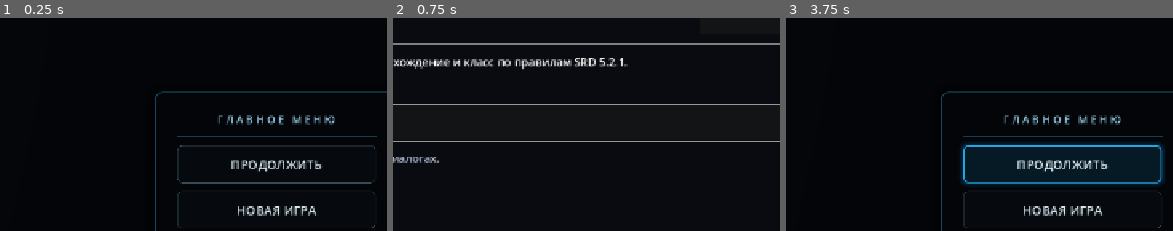
Above: before the commit, frames 1-3 (left to right).
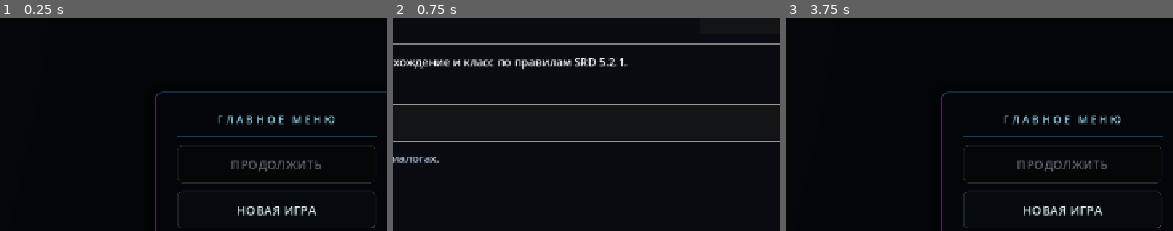
Above: after the commit, the same moments.

Repository: eretenkodaniil16-rgb/rpg-project
Game: Godot game, scene res://scenes/menus/main_menu.tscn
The game is run twice, just before and just after one commit, with the same random seed, the same clock (stepped at 60 frames per second) and the same inputs.
Inputs (mouse positions are % of the whole screen's width and height, from its top left):
- Up to frame 1 (0.25 s): no input
- Up to frame 2 (0.75 s): click "НОВАЯ ИГРА" at 0.5 s
- Up to frame 3 (3.75 s): click "В главное меню" at 1.25 s; click "НОВАЯ ИГРА" at 2 s; click "В меню" at 2.75 s; click (81, 42) at 3.5 s, where only the run before the commit has a clickable "ПРОДОЛЖИТЬ"
The pictures show only the part of the screen within x 45-95%, y 8-58%; the shares and areas given below are measured in that part.

The runs differ from the first frame. In frame 1, 1.1% of the frame differs, in the area x 45-97%, y 59-78%; in frame 2, nothing differs; in frame 3, 11%, in the area x 44-98%, y 58-79%.
Error before the commit: Trying to assign value of type 'TextureRect' to a variable of type 'main_menu_tiled_background.gd'. (res://scripts/menus/main_menu.gd:9)

Commit message:
fix: использовать tiled background в сцене меню

Diff:
--- a/scenes/menus/main_menu.tscn
+++ b/scenes/menus/main_menu.tscn
@@ -1,7 +1,8 @@
-[gd_scene load_steps=12 format=3]
+[gd_scene load_steps=13 format=3]
 
 [ext_resource type="Script" path="res://scripts/menus/main_menu.gd" id="1_menu"]
 [ext_resource type="Script" path="res://scripts/menus/main_menu_atmosphere.gd" id="2_atmosphere"]
+[ext_resource type="Script" path="res://scripts/menus/main_menu_tiled_background.gd" id="3_tiled_background"]
 
 [sub_resource type="Shader" id="Shader_menu_shade"]
 code = "shader_type canvas_item;\n\nvoid fragment() {\n\tfloat shade = smoothstep(0.05, 0.72, UV.x);\n\tfloat lower = smoothstep(0.0, 1.0, UV.y) * 0.10;\n\tCOLOR = vec4(0.006, 0.010, 0.018, shade * 0.55 + lower);\n}\n"
@@ -10,7 +11,7 @@
 shader = SubResource("Shader_menu_shade")
 
 [sub_resource type="Shader" id="Shader_additive"]
-code = "shader_type canvas_item;\nrender_mode blend_add, unshaded;\n\nvoid fragment() {\n\tvec4 source = COLOR;\n\tCOLOR = source;\n}\n"
+code = "shader_type canvas_item;\nrender_mode blend_add, unshaded;\n\nvoid fragment() {\n\tCOLOR = COLOR;\n}\n"
 
 [sub_resource type="ShaderMaterial" id="ShaderMaterial_additive"]
 shader = SubResource("Shader_additive")
@@ -98,7 +99,7 @@
 color = Color(0.024, 0.032, 0.047, 1)
 mouse_filter = 2
 
-[node name="ApprovedBackground" type="TextureRect" parent="."]
+[node name="ApprovedBackground" type="Control" parent="."]
 visible = false
 layout_mode = 1
 anchors_preset = 15
@@ -107,8 +108,7 @@
 grow_horizontal = 2
 grow_vertical = 2
 mouse_filter = 2
-expand_mode = 1
-stretch_mode = 6
+script = ExtResource("3_tiled_background")
 
 [node name="MenuReadabilityShade" type="ColorRect" parent="."]
 material = SubResource("ShaderMaterial_menu_shade")
@@ -155,20 +155,6 @@
 [node name="VBoxContainer" type="VBoxContainer" parent="CenterContainer/MenuPanel/MarginContainer"]
 layout_mode = 2
 theme_override_constants/separation = 13
-
-[node name="Title" type="Label" parent="CenterContainer/MenuPanel/MarginContainer/VBoxContainer"]
-visible = false
-layout_mode = 2
-text = "ХРОНИКИ СТРАННИКА"
-
-[node name="Subtitle" type="Label" parent="CenterContainer/MenuPanel/MarginContainer/VBoxContainer"]
-visible = false
-layout_mode = 2
-text = "Башня, уходящая вниз"
-
-[node name="Separator" type="HSeparator" parent="CenterContainer/MenuPanel/MarginContainer/VBoxContainer"]
-visible = false
-layout_mode = 2
 
 [node name="MenuCaption" type="Label" parent="CenterContainer/MenuPanel/MarginContainer/VBoxContainer"]
 layout_mode = 2
